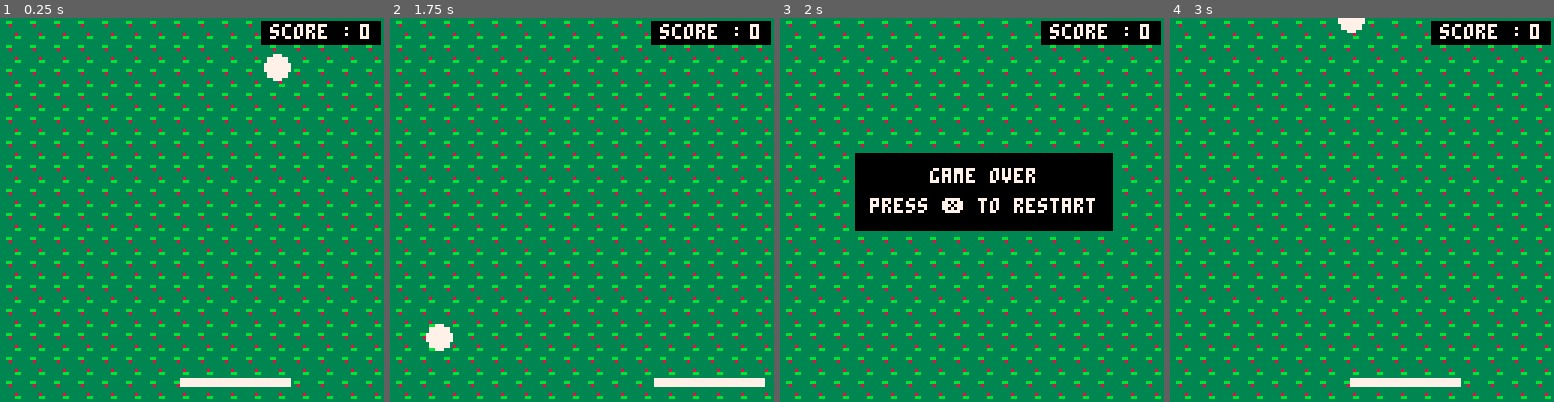
Above: before the commit, frames 1-4 (left to right).
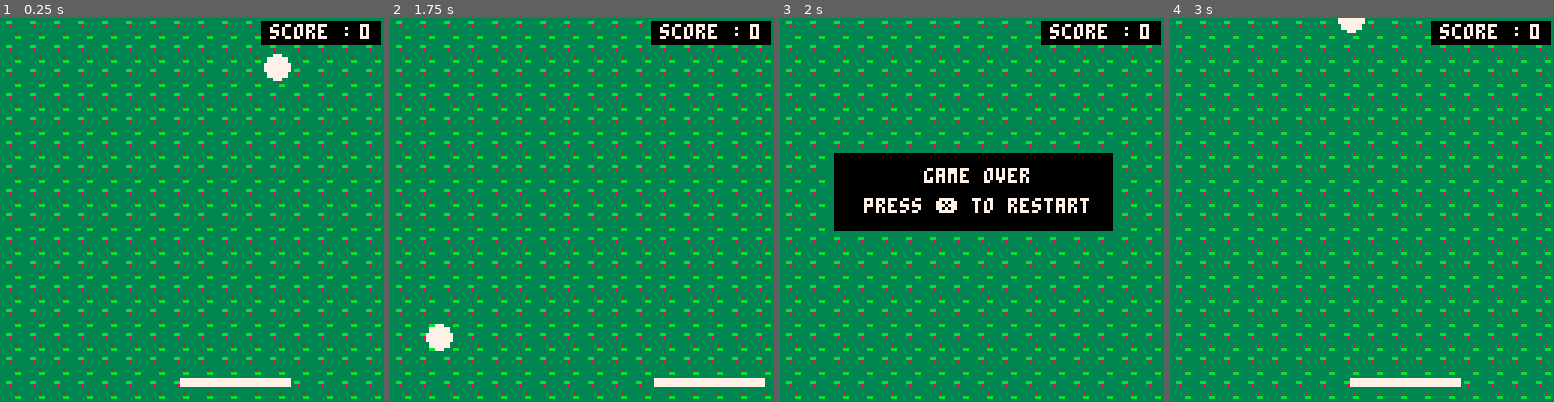
Above: after the commit, the same moments.

Repository: adatechschool/PC-pico8-maraalno
Game: PICO-8 cartridge monjeu.p8
The game is run twice, just before and just after one commit, with the same random seed, the same clock (stepped at 60 frames per second) and the same inputs.
Inputs:
- Up to frame 1 (0.25 s): no input
- Up to frame 2 (1.75 s): tap X (X key) at 0.33, 1.07 s; hold Right from 1.6 s (still down)
- Up to frame 3 (2 s): keep holding Right; tap X (X key) at 1.85 s
- Up to frame 4 (3 s): release Right at 2.1 s; hold Right from 2.47 s (still down); tap X (X key) at 2.97 s

Frames 1-2 are identical in both runs. In frame 3, 2.6% of the frame differs, in the area x 14-83%, y 35-56%; in frame 4, nothing differs.

Commit message:
[Refacto_Graphisme_RecentrageGameOver]

Diff:
--- a/monjeu.p8
+++ b/monjeu.p8
@@ -95,9 +95,10 @@
 
 	-- game over
 	if g_over then
-		rectfill(25,45,110,70,0)
-	 print("game over", 50, 50,7)
-		print("press ❎ to restart", 30,60,7)
+		rectfill(18,45,110,70,0)
+	 print("game over", 48, 50,7)
+		print("press ❎ to restart",
+								 28,60,7)
 	end
 end
 
